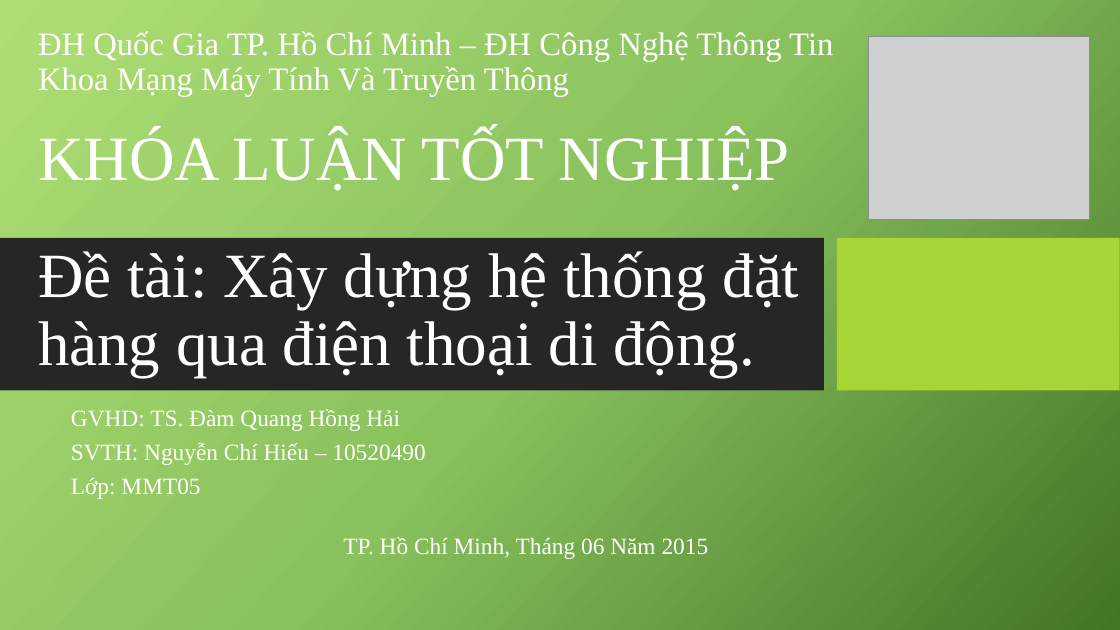
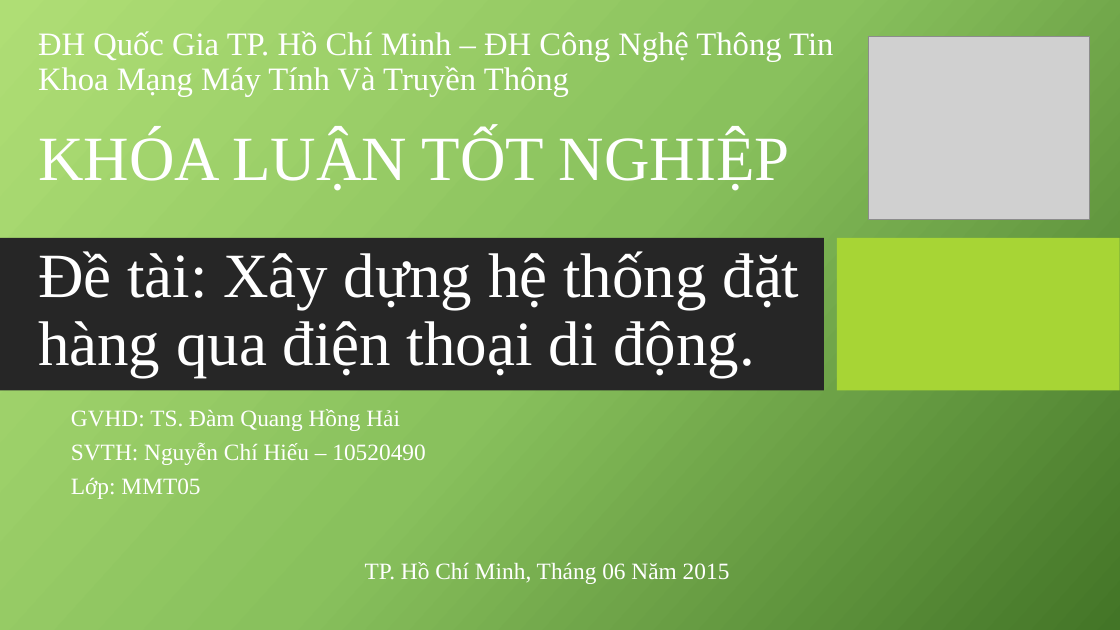
Before and after one commit to mrbadao/ordersys, a slide deck: slide 1 of 04_Documents/10520490_Khoa_Luan_Tot_Nghiep.pptx. Drawn at 1120x630 pixels with LibreOffice and Linux fonts; fonts in the diff are those of the drawing; grey boxes stand for pictures; background and template pictures are left out. Boxes give left, top, right and bottom in pixels: in the first picture for what was removed or moved away, otherwise in the second. Text is boxed around its words. In the diff, an @@ line names an element or a change of style, - is before the commit and + after.

```diff
--- a/04_Documents/10520490_Khoa_Luan_Tot_Nghiep.pptx
+++ b/04_Documents/10520490_Khoa_Luan_Tot_Nghiep.pptx
@@ text "TP. Hồ Chí Minh, Tháng ...": place and size @@
-text "TP. Hồ Chí Minh, Tháng ..." at [343,537,709,559]
+text "TP. Hồ Chí Minh, Tháng ..." at [365,562,730,584]
```
Also in this commit, not shown: 18 other slides changed, 2 slides added, 19 slides removed.
